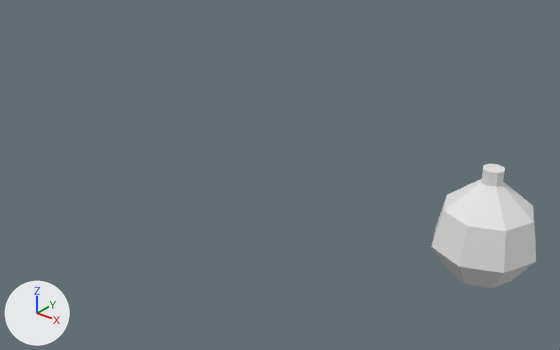
A saved change to the Blender file Atoms/Vases.blend.
Camera for both pictures: a 50 mm lens placed at (0.72, -1.81, 1.2), pointed at (-0.78, 0.07, 0.04). Every picture has the same lights, and +X, +Y and +Z are marked at lower left.
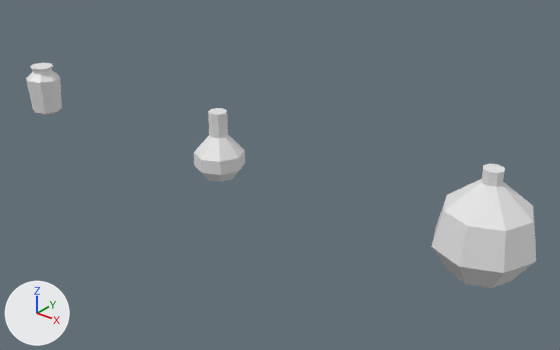
Changed parts and their boxes [x1, y1, x2, y2] in the pictures (560 x 350 px):
'Vase02_0.18x0.18x0.24', added: after [193, 108, 245, 182]
'Vase03_0.14x0.14x0.2', added: after [26, 63, 62, 115]

Diff of the bpy script that builds the scene:
```diff
--- a/Atoms/Vases.blend.py
+++ b/Atoms/Vases.blend.py
@@ me_vase03_0_14x0_14x0_2_a @@
+me_vase03_0_14x0_14x0_2_a.from_pydata(...)  # 48 vertices, 42 faces; spans x -0.07..0.07, y -0.07..0.07, z 0.0..0.2
@@ me_vase02_0_18x0_18x0_24_a @@
+me_vase02_0_18x0_18x0_24_a.from_pydata(...)  # 48 vertices, 42 faces; spans x -0.09..0.09, y -0.09..0.09, z 0.0..0.24
@@ ob_vase03_0_14x0_14x0_2 @@
+ob_vase03_0_14x0_14x0_2 = bpy.data.objects.new('Vase03_0.14x0.14x0.2', me_vase03_0_14x0_14x0_2_a)
+ob_vase03_0_14x0_14x0_2.location = (-2.0, 0.0, 0.0)
@@ ob_vase02_0_18x0_18x0_24 @@
+ob_vase02_0_18x0_18x0_24 = bpy.data.objects.new('Vase02_0.18x0.18x0.24', me_vase02_0_18x0_18x0_24_a)
+ob_vase02_0_18x0_18x0_24.location = (-1.0, 0.0, 0.0)
```
